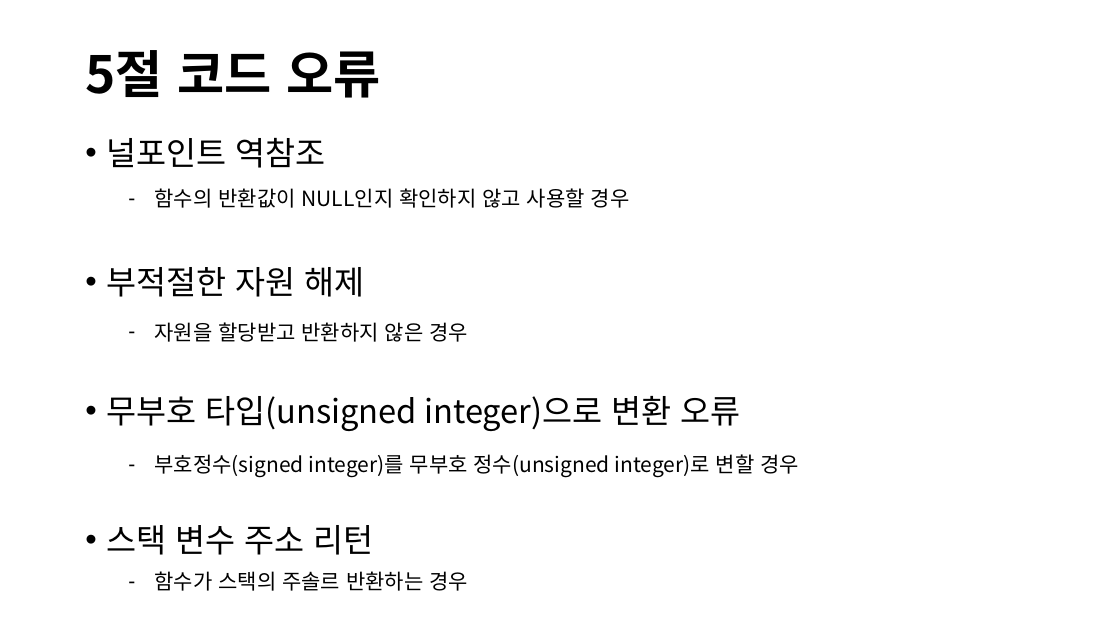
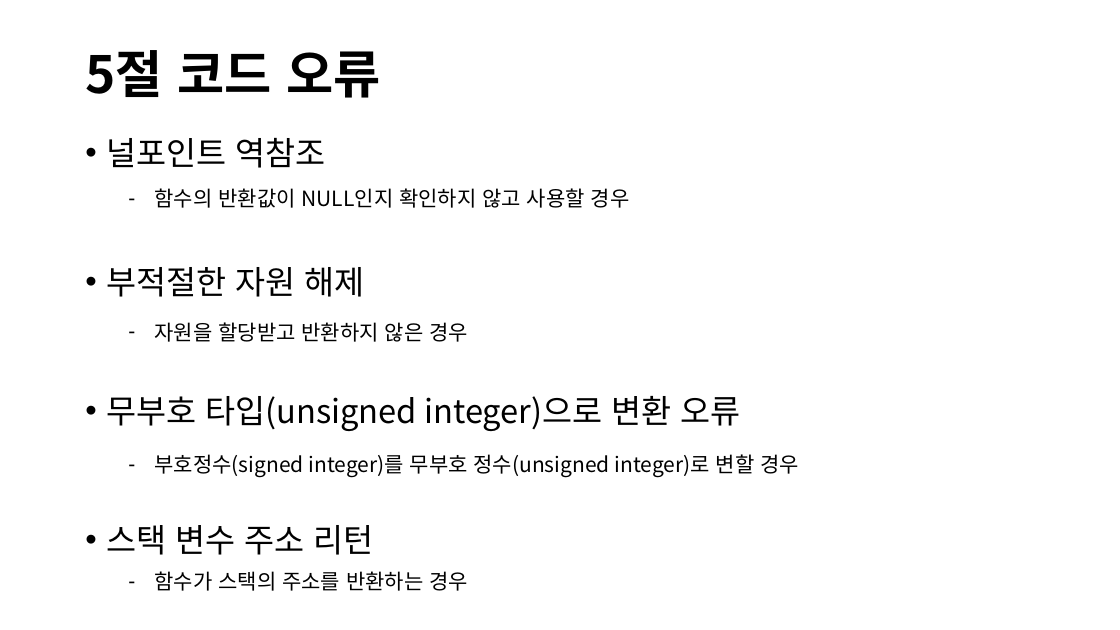
Before and after one commit to Klaxon9718/YUHAN_-security, a slide deck: slide 9 of 발표자료/Secure Coding 발표자료.pptx (slide 8 before the commit). Drawn at 1120x630 pixels with LibreOffice and Linux fonts; fonts in the diff are those of the drawing. Boxes give left, top, right and bottom in pixels: in the first picture for what was removed or moved away, otherwise in the second. Text is boxed around its words. In the diff, an @@ line names an element or a change of style, - is before the commit and + after.

```diff
--- a/발표자료/Secure Coding 발표자료.pptx
+++ b/발표자료/Secure Coding 발표자료.pptx
@@ text at box(155, 571, 468, 591): text changed @@
-– 함수가 스택의 주솔르 반환하는 경우
+– 함수가 스택의 주소를 반환하는 경우
```
Also in this commit, not shown: 1 slide added, 1 other file.
